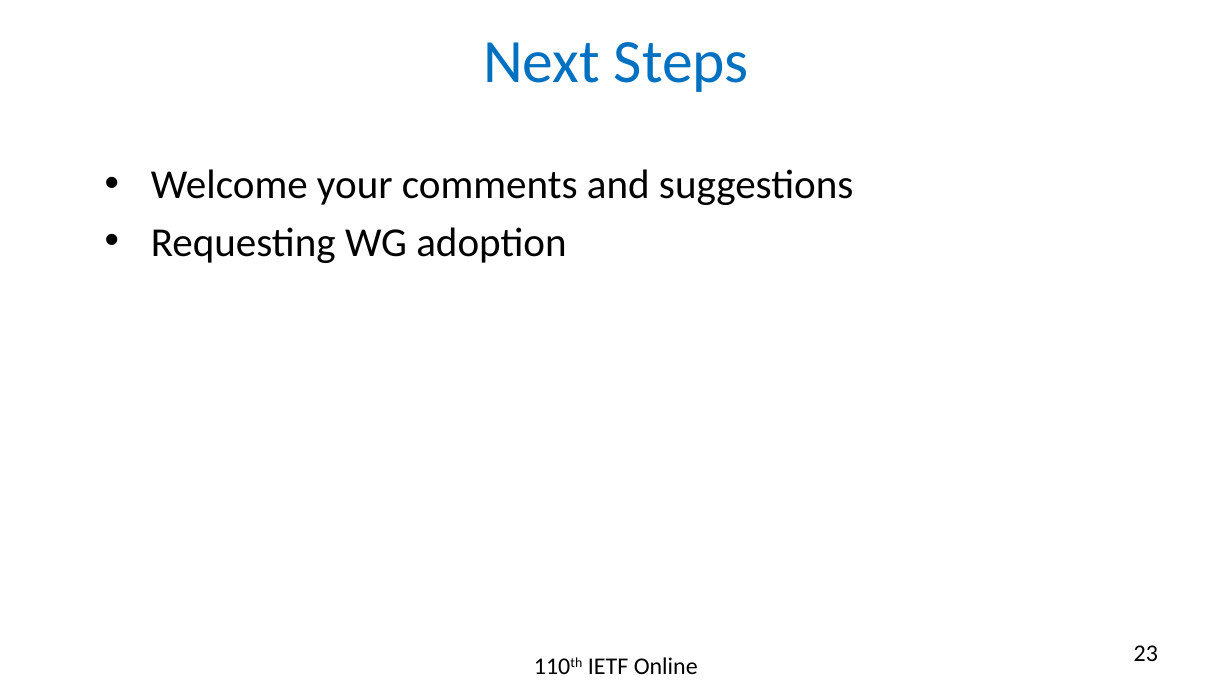
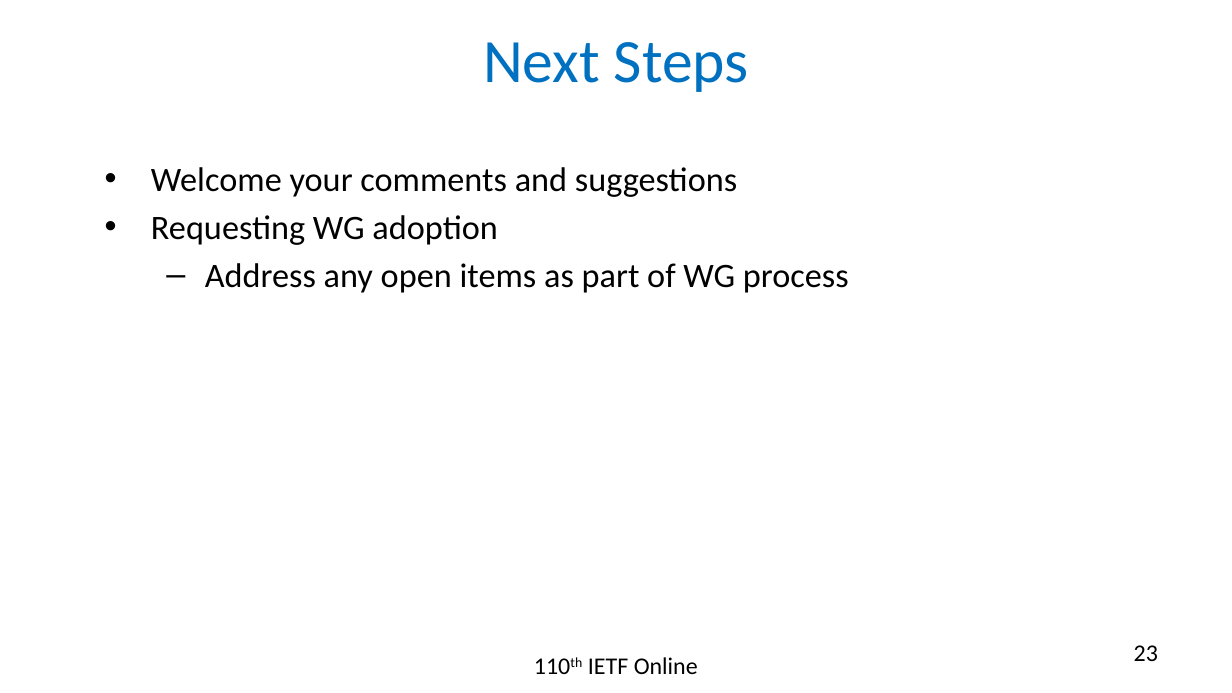
Before and after one commit to rakgandhi/ietf-slides, a slide deck: slide 23 of draft-gandhi-mpls-ioam-sr-06.pptx. Drawn at 1232x693 pixels with LibreOffice and Linux fonts; fonts in the diff are those of the drawing. Boxes give left, top, right and bottom in pixels: in the first picture for what was removed or moved away, otherwise in the second. Text is boxed around its words. In the diff, an @@ line names an element or a change of style, - is before the commit and + after.

```diff
--- a/draft-gandhi-mpls-ioam-sr-06.pptx
+++ b/draft-gandhi-mpls-ioam-sr-06.pptx
@@ text at (x1=151, y1=167, x2=737, y2=245): size 24 to 20 pt in "Welcome your comments and suggestions", "Requesting WG adoption" @@
@@ text at (x1=205, y1=263, x2=849, y2=293): paragraph added @@
+  – Address any open items as part of WG process
```
Also in this commit, not shown: 4 other slides changed, 1 other file.
